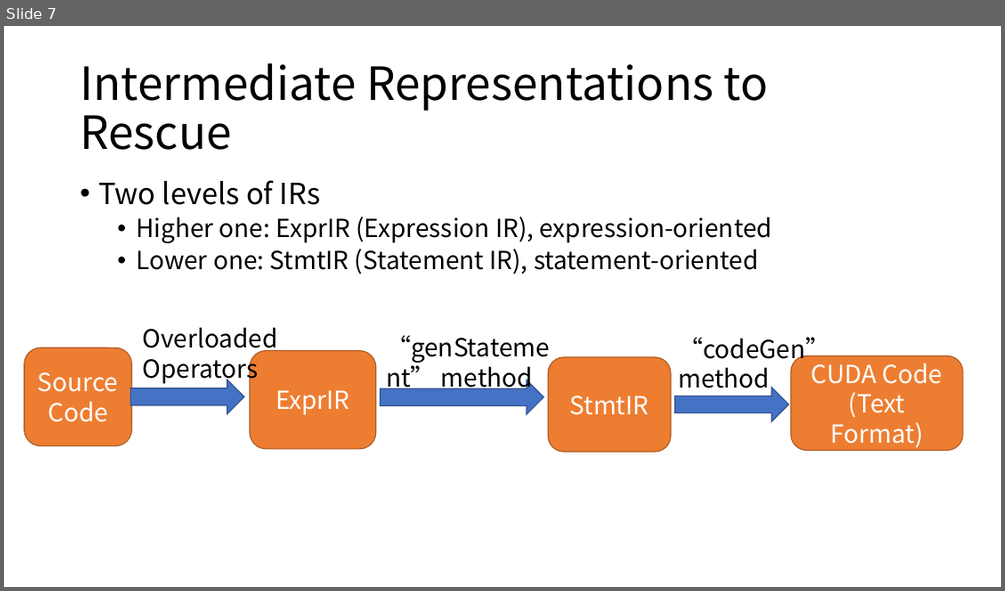
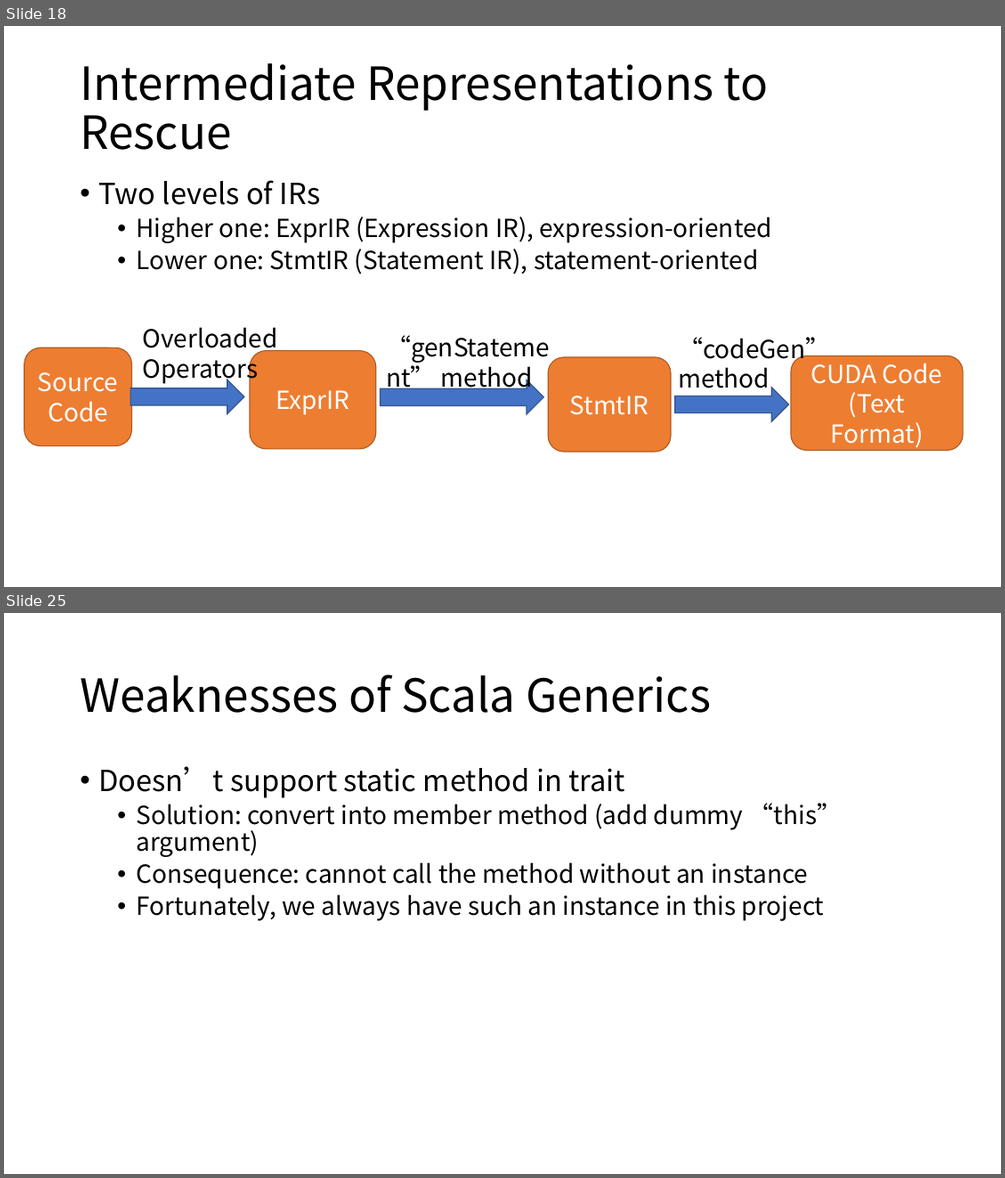
Before and after one commit to ZhenbangYou/A-Functional-Language-for-Parallel-Computing, a slide deck: A Functional Language for Parallel Computing.pptx. Shown one above the other, each under a label of ours: slide 7 before the commit, slides 18 and 25 after it; the slides between them are not shown. The pictures are 1005x591 and 1005x1178 pixels, drawn with LibreOffice and Linux fonts; fonts in the diff are those of the drawing. Boxes give left, top, right and bottom in pixels: in the first picture for what was removed or moved away, otherwise in the second. Text is boxed around its words. In the diff, an @@ line names an element or a change of style, - is before the commit and + after.

```diff
--- a/A Functional Language for Parallel Computing.pptx
+++ b/A Functional Language for Parallel Computing.pptx
@@ slide 25 added at bbox=[4, 613, 1001, 1174], background #FFFFFF @@
@@ title added at bbox=[80, 674, 711, 713], 44 pt, text #000000 @@
+Weaknesses of Scala Generics
@@ text added at bbox=[98, 766, 841, 921], 24 pt, text #000000 @@
+• Doesn’t support static method in trait
+  • Solution: convert into member method (add dummy “this” argument)
+  • Consequence: cannot call the method without an instance
+  • Fortunately, we always have such an instance in this project
@@ what was slide 7 is now slide 18 @@
```
Also in this commit, not shown: 6 slides changed, 22 other slides added, 1 slide removed.
